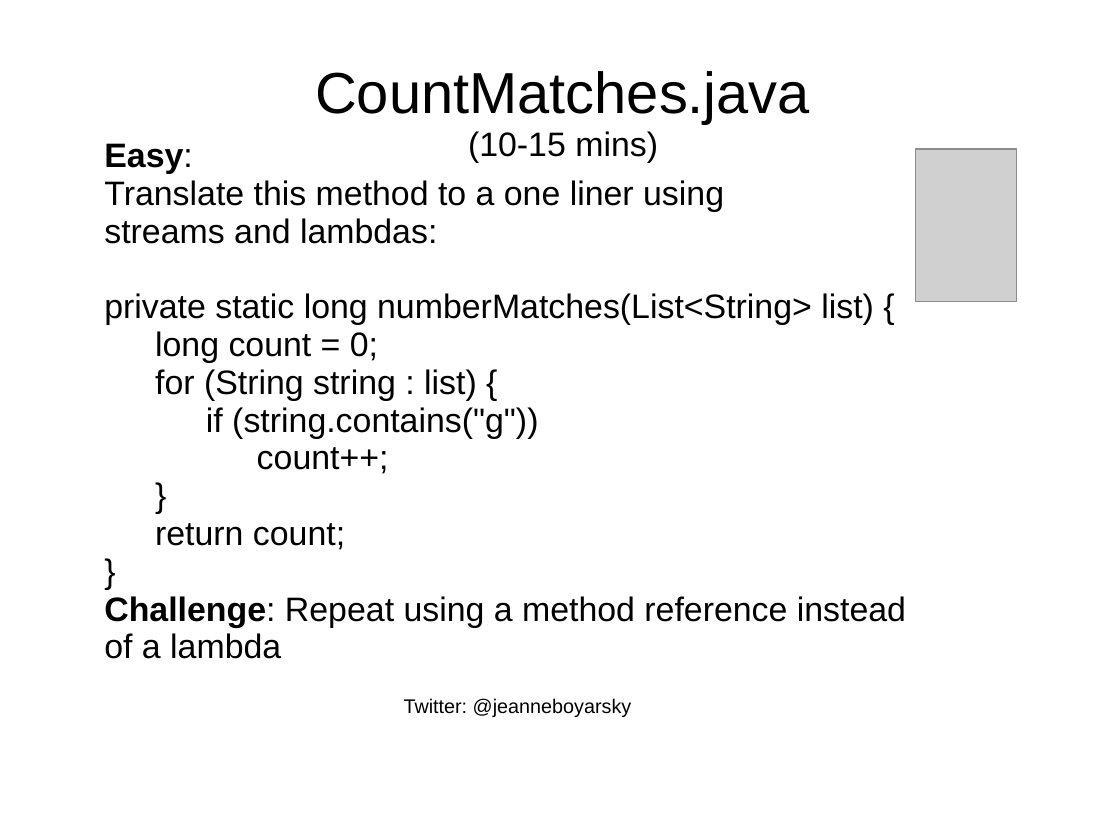
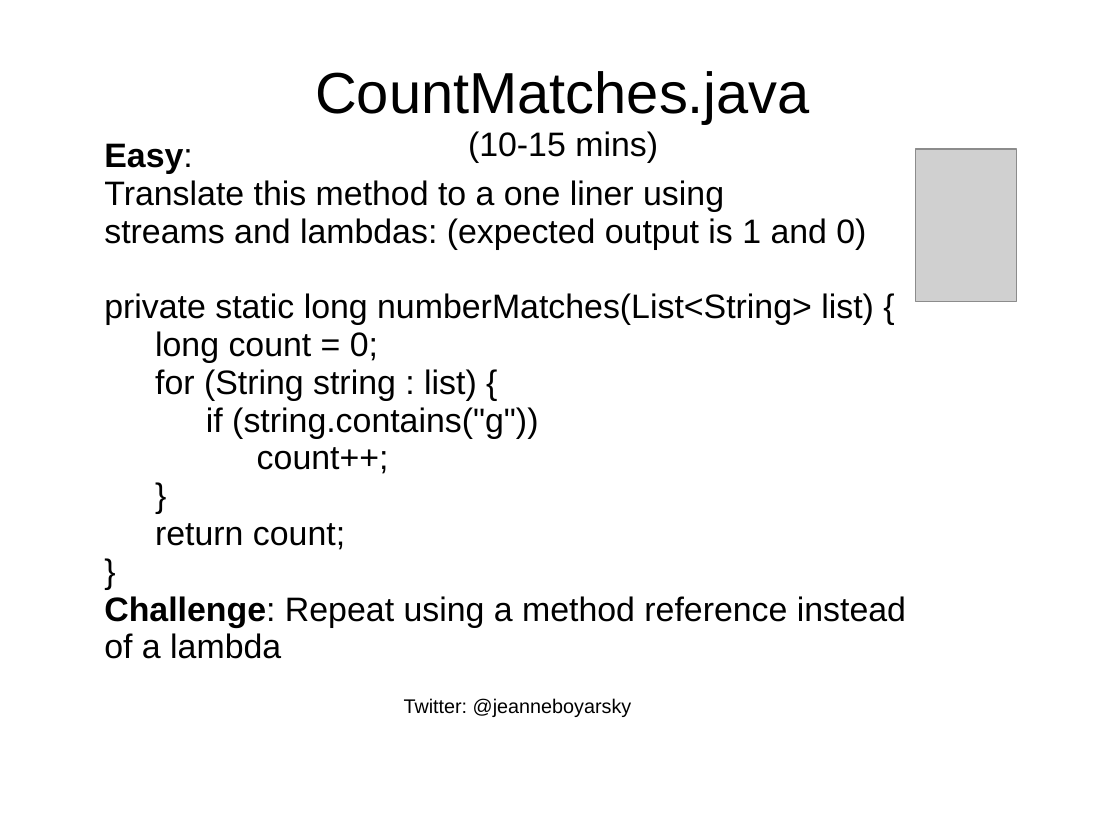
Before and after one commit to boyarsky/java-8-streams-by-puzzles, a slide deck: slide 29 of docs/Slides.ppt (slide 35 before the commit). Drawn at 1120x840 pixels with LibreOffice and Linux fonts; fonts in the diff are those of the drawing; grey boxes stand for pictures; background and template pictures are left out. Boxes give left, top, right and bottom in pixels: in the first picture for what was removed or moved away, otherwise in the second. Text is boxed around its words. In the diff, an @@ line names an element or a change of style, - is before the commit and + after.

```diff
--- a/docs/Slides.ppt
+++ b/docs/Slides.ppt
@@ text at [104, 218, 866, 250]: text changed @@
-streams and lambdas:
+streams and lambdas: (expected output is 1 and 0)
```
Also in this commit, not shown: 8 other slides changed, 3 other files.
